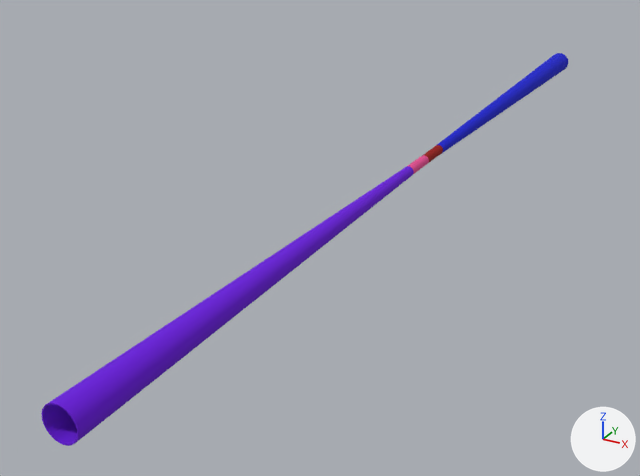
A saved change to the glTF model src/assets/detectors/IDEA_o1_v04.gltf.
One viewpoint serves both versions: a 50 mm lens placed at (74.0, -185.0, 67.0), pointed at (-18.0, -18.0, -17.0). Every picture has the same lights, and +X, +Y and +Z are marked at lower right. The picture after the commit comes second. Where no turn or scale is listed for an object, it has been applied to the vertices.

The first picture shows 'tube_AlBeMet162_wall2_7.001', 'tube_AlBeMet162_wall_6.001' and 2 more.
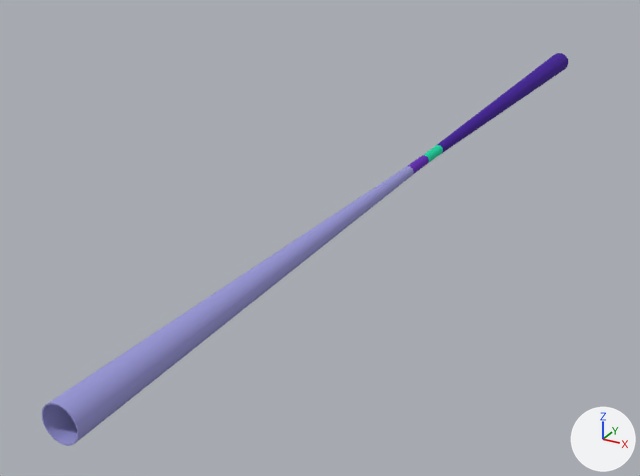
Pixel boxes [x1, y1, x2, y2] of what changed, in the pictures (640 x 476 px):
'tube_AlBeMet162_wall_6.001', recoloured: [41, 166, 414, 446] in both
'tube_AlBeMet162_wall2_7.001', recoloured (blue to purple): [437, 53, 568, 153] in both

Diff of the bpy script that builds the scene:
```diff
--- a/src/assets/detectors/IDEA_o1_v04.gltf.py
+++ b/src/assets/detectors/IDEA_o1_v04.gltf.py
@@ mat_material_2 @@
 mat_material_2 = principled_material('Material_2')
-mat_material_2.base_color = (0.147, 0.00518, 0.723)  # purple #6b10dd
+mat_material_2.base_color = (0.323, 0.314, 0.687)  # blue #9a98d8
 mat_material_2.roughness = 1.0
@@ mat_material_3 @@
 mat_material_3 = principled_material('Material_3')
-mat_material_3.base_color = (0.00243, 0.0075, 0.624)  # blue #0815cf
+mat_material_3.base_color = (0.0482, 0.00121, 0.319)  # purple #3e0499
 mat_material_3.roughness = 1.0
```
